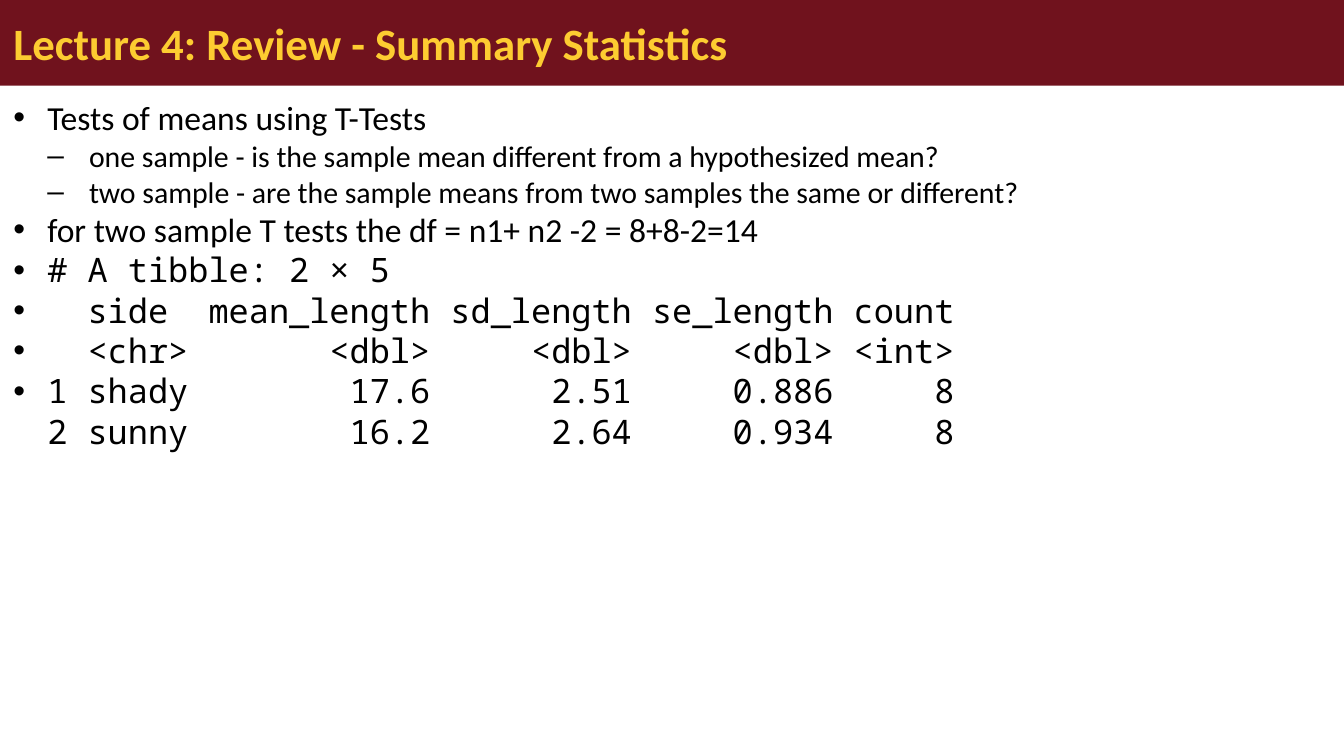
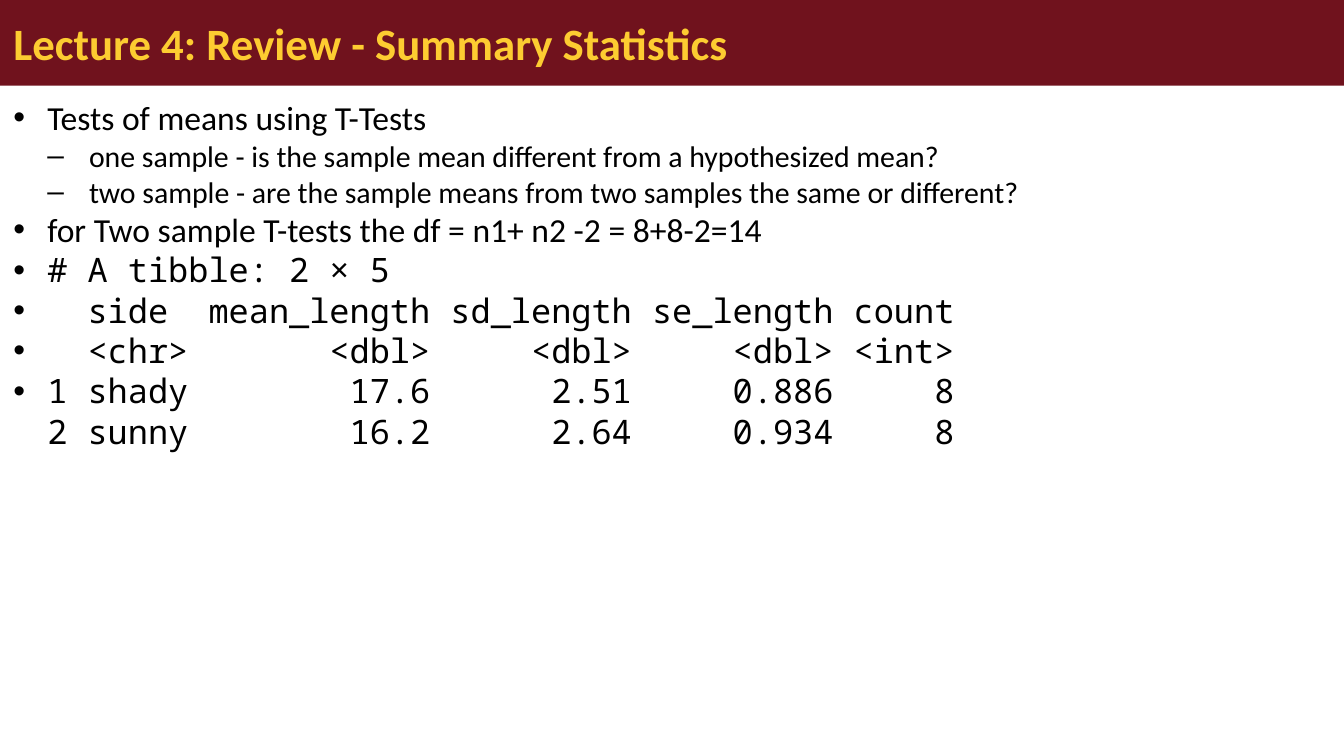
Before and after one commit to wlperry/umd_biostats, a slide deck: slide 3 of docs/ecostats_lectures/lecture_05/05_01_lecture_powerpoint.pptx (slide 4 before the commit). Drawn at 1344x756 pixels with LibreOffice and Linux fonts; fonts in the diff are those of the drawing. Boxes give left, top, right and bottom in pixels: in the first picture for what was removed or moved away, otherwise in the second. Text is boxed around its words. In the diff, an @@ line names an element or a change of style, - is before the commit and + after.

```diff
--- a/docs/ecostats_lectures/lecture_05/05_01_lecture_powerpoint.pptx
+++ b/docs/ecostats_lectures/lecture_05/05_01_lecture_powerpoint.pptx
@@ text at (47,218,762,248): text changed @@
-• for two sample T tests the df = n1+ n2 -2 = 8+8-2=14
+• for Two sample T-tests the df = n1+ n2 -2 = 8+8-2=14
```
Also in this commit, not shown: 20 other slides changed, 1 slide removed, 22 other files.
